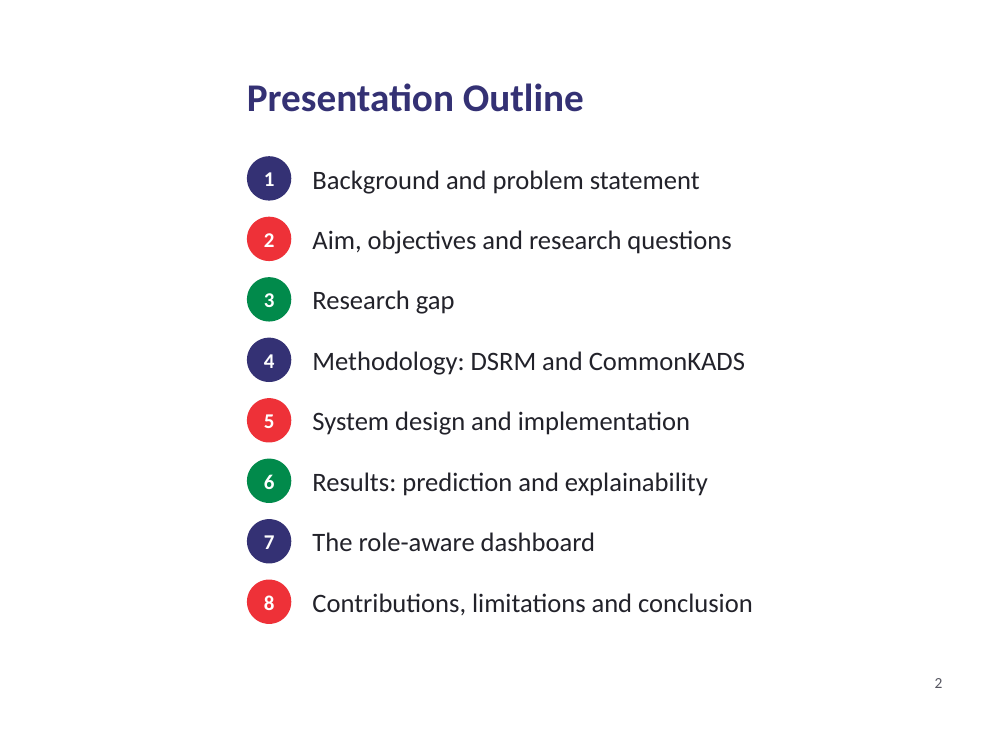
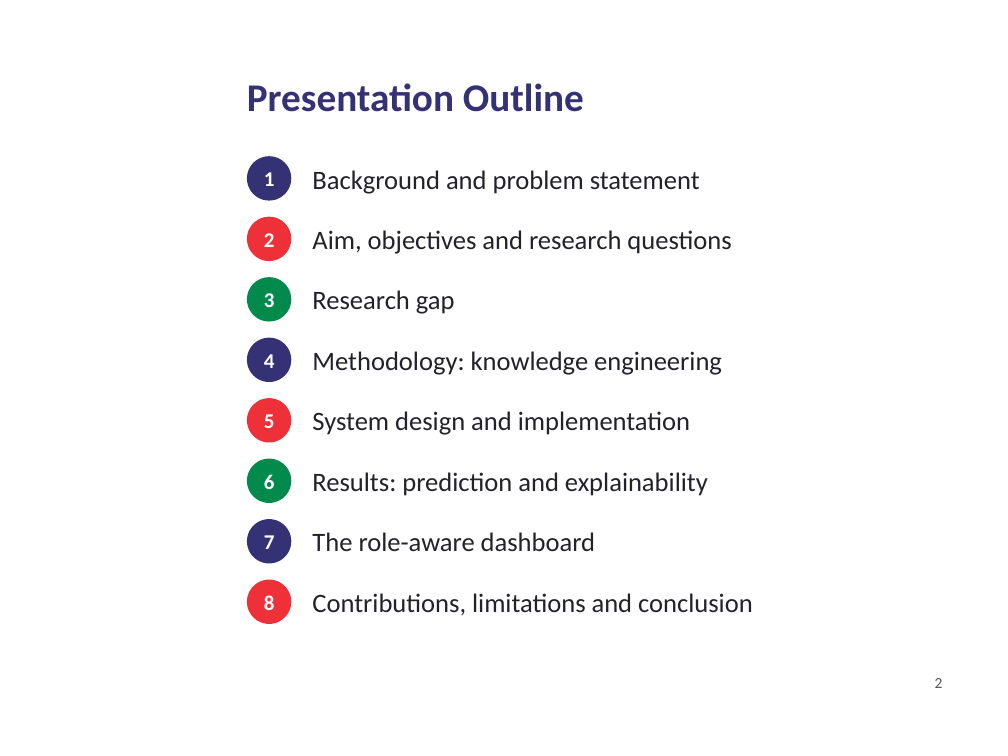
Before and after one commit to daniel-larry/python-run-result, a slide deck: slide 2 of Internal_Defense_Presentation.pptx. Drawn at 1008x756 pixels with LibreOffice and Linux fonts; fonts in the diff are those of the drawing; background and template pictures are left out. Boxes give left, top, right and bottom in pixels: in the first picture for what was removed or moved away, otherwise in the second. Text is boxed around its words. In the diff, an @@ line names an element or a change of style, - is before the commit and + after.

Commit message:
Defense deck: present the methodology as knowledge engineering (CommonKADS)

```diff
--- a/Internal_Defense_Presentation.pptx
+++ b/Internal_Defense_Presentation.pptx
@@ text at (x1=312, y1=351, x2=722, y2=375): text changed @@
-Methodology: DSRM and CommonKADS
+Methodology: knowledge engineering
```
Also in this commit, not shown: 2 other slides changed.
